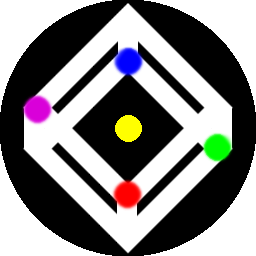
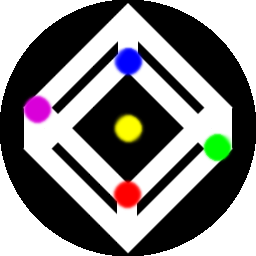
Revision of a layered 256×256 image; what changed, layer by layer:
painted on "balls" over [112, 112, 145, 145]
